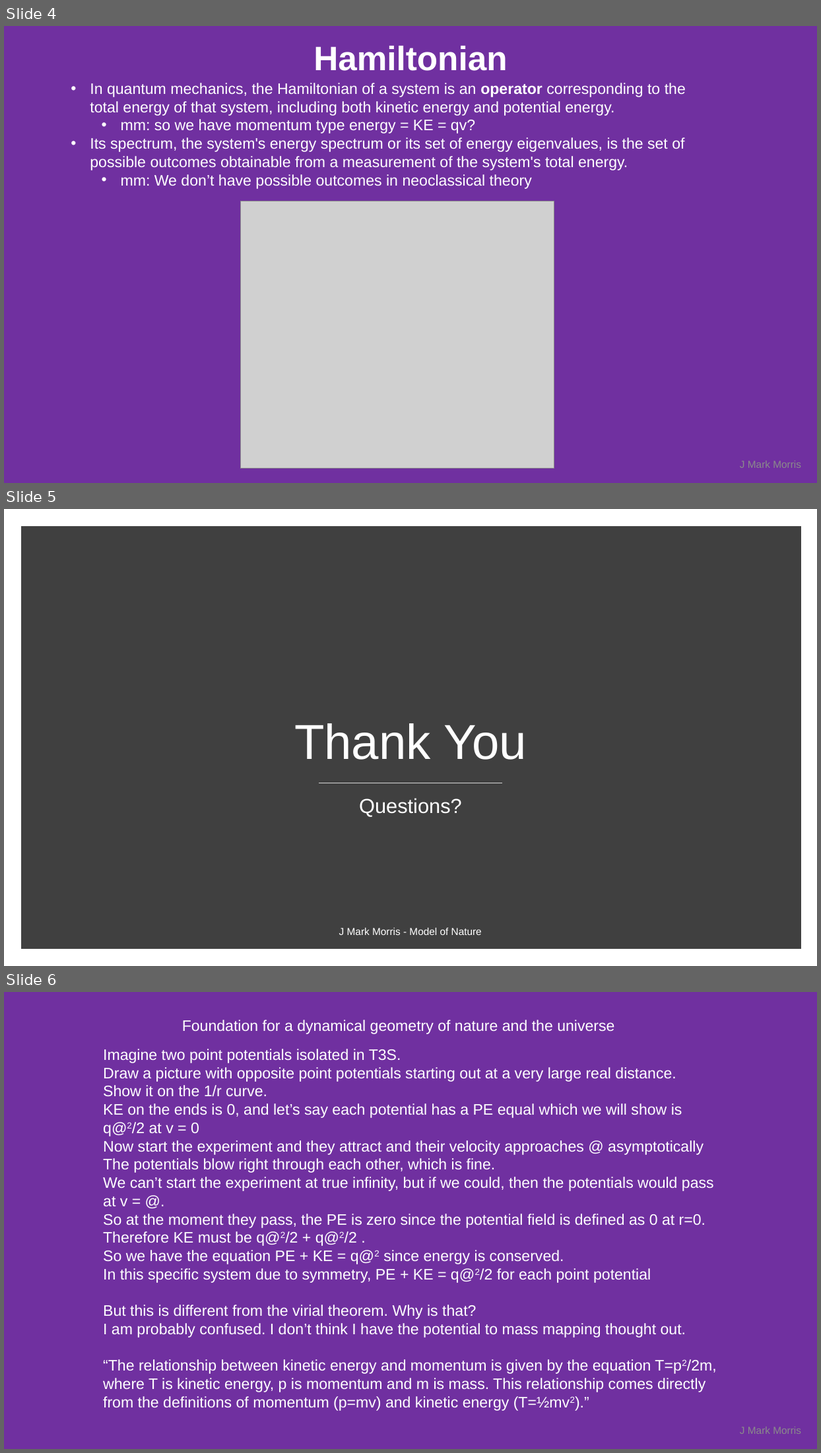
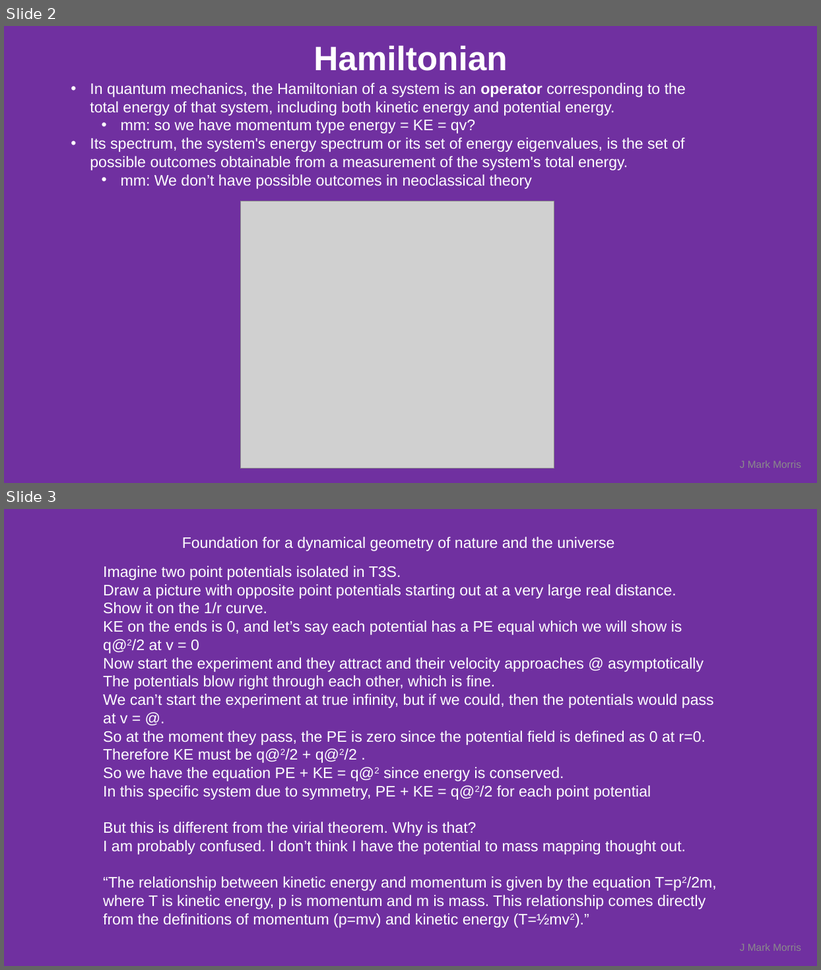
Before and after one commit to jmarkmorris/architrino, a slide deck: reference/archie/presentations/NPQG Fundamentals - Energy.pptx. Shown one above the other, each under a label of ours: slides 4, 5 and 6 before the commit, slides 2 and 3 after it. The pictures are 821x1453 and 821x970 pixels, drawn with LibreOffice and Linux fonts; fonts in the diff are those of the drawing; grey boxes stand for pictures. Boxes give left, top, right and bottom in pixels: in the first picture for what was removed or moved away, otherwise in the second. Text is boxed around its words. In the diff, an @@ line names an element or a change of style, - is before the commit and + after.

```diff
--- a/reference/archie/presentations/NPQG Fundamentals - Energy.pptx
+++ b/reference/archie/presentations/NPQG Fundamentals - Energy.pptx
@@ slide 5 removed at box(4, 509, 817, 966), background #FFFFFF @@
@@ rectangle removed at box(25, 530, 797, 945) @@
@@ title removed at box(294, 723, 527, 760) @@
-Thank You
@@ line removed from (319, 783) to (502, 783) @@
@@ subtitle removed at box(359, 798, 462, 817) @@
-Questions?
@@ text removed at box(339, 928, 482, 935) @@
-J Mark Morris - Model of Nature
@@ what was slide 4 is now slide 2 @@
@@ what was slide 6 is now slide 3 @@
```
Also in this commit, not shown: 4 other slides removed, 16 other files.
